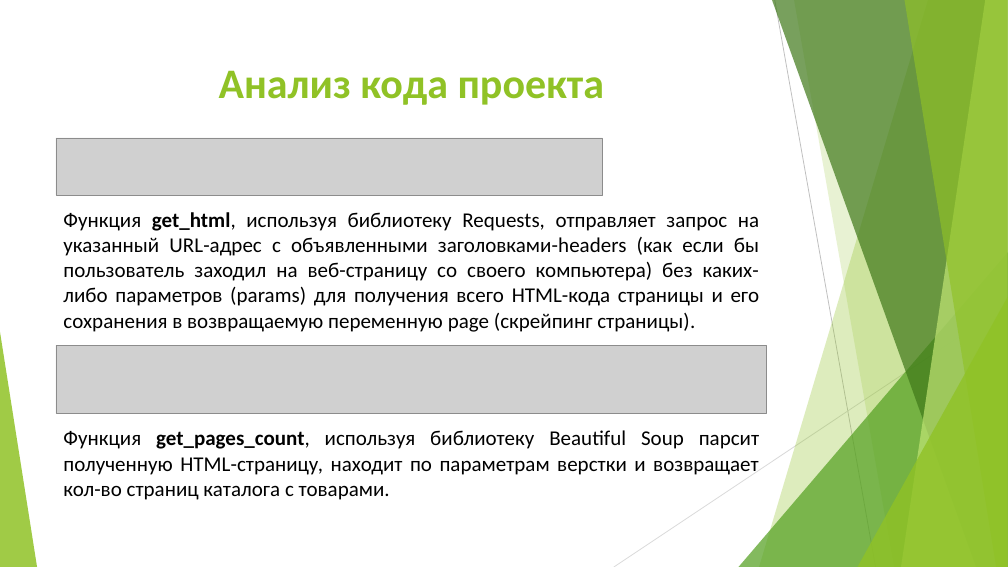
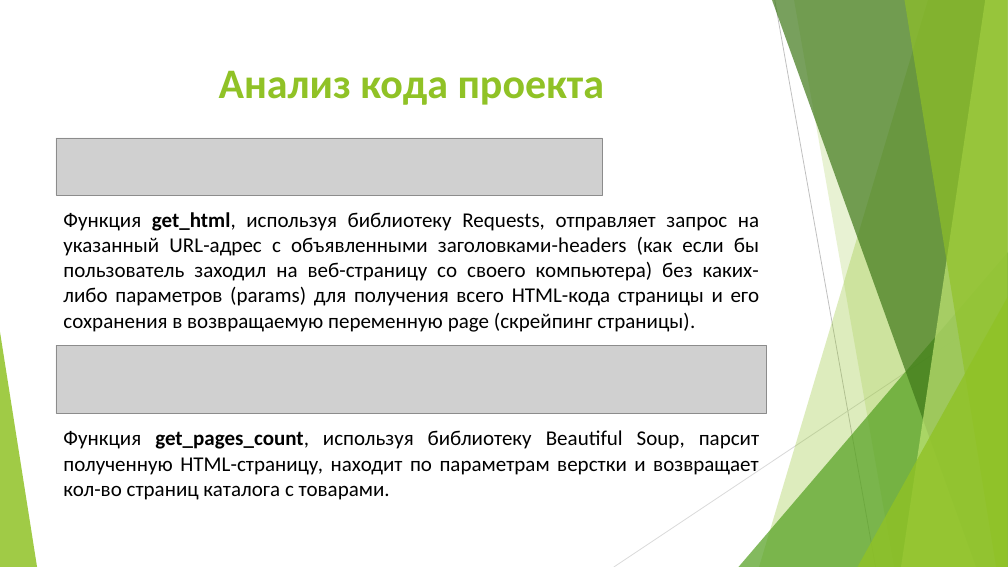
Before and after one commit to Grevetail/Python, a slide deck: slide 9 of scraping_parsing project/web scraping_parsing.pptx. Drawn at 1008x567 pixels with LibreOffice and Linux fonts; fonts in the diff are those of the drawing; grey boxes stand for pictures. Boxes give left, top, right and bottom in pixels: in the first picture for what was removed or moved away, otherwise in the second. Text is boxed around its words. In the diff, an @@ line names an element or a change of style, - is before the commit and + after.

```diff
--- a/scraping_parsing project/web scraping_parsing.pptx
+++ b/scraping_parsing project/web scraping_parsing.pptx
@@ text at <box>63,430,759,500</box>: text changed @@
-Функция get_pages_count, используя библиотеку Beautiful Soup парсит полученную HTML-страницу, находит по параметрам верстки и возвращает кол-во страниц каталога с товарами.
+Функция get_pages_count, используя библиотеку Beautiful Soup, парсит полученную HTML-страницу, находит по параметрам верстки и возвращает кол-во страниц каталога с товарами.
```
Also in this commit, not shown: 4 other files.
